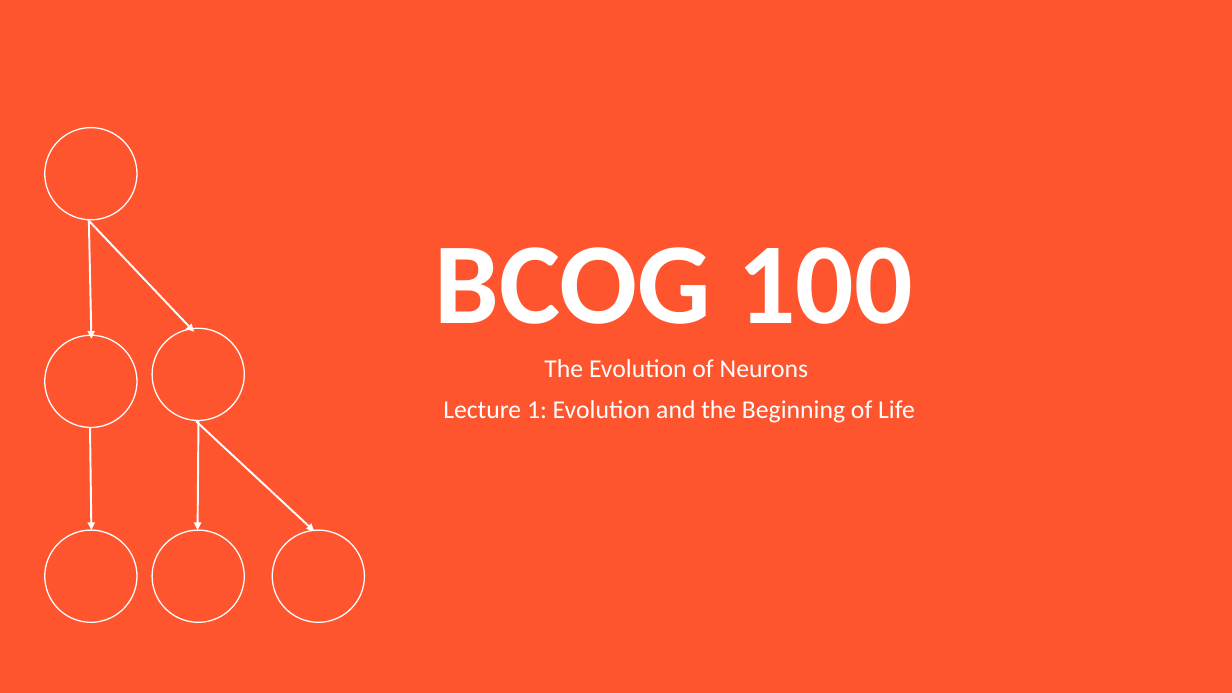
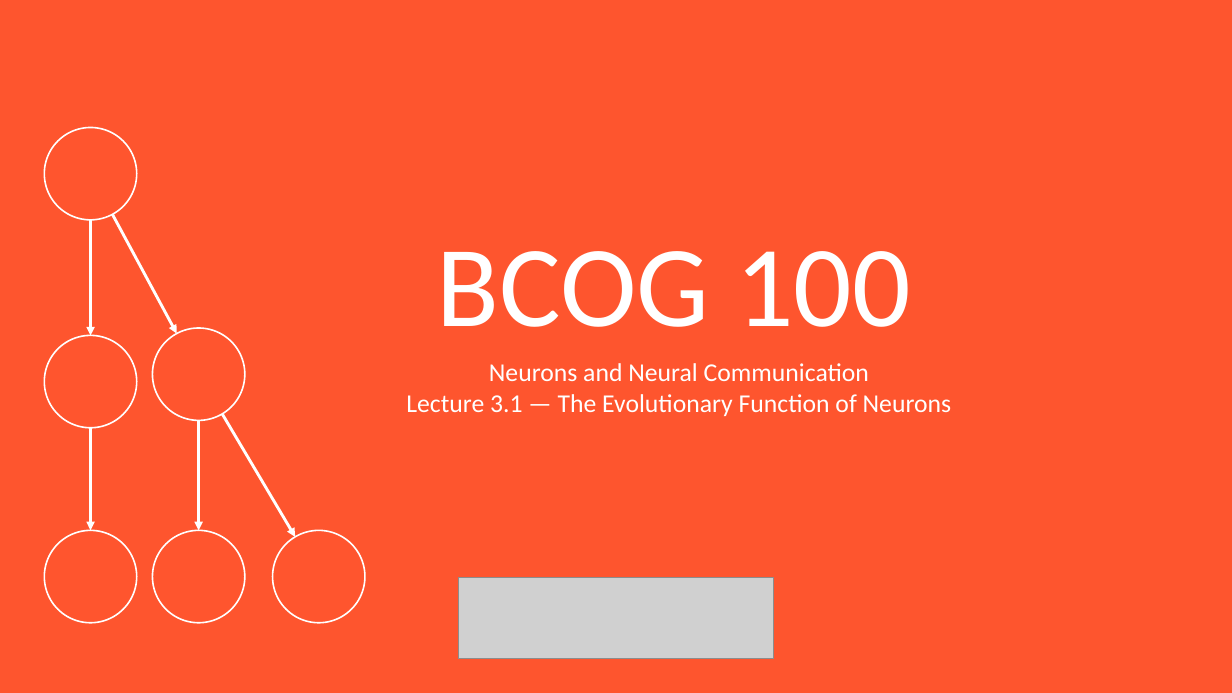
Before and after one commit to jonwillits/intro_to_bcs, a slide deck: slide 1 of neurons_and_neural_communication/neurons_and_neural_communication_lecture_1.pptx. Drawn at 1232x693 pixels with LibreOffice and Linux fonts; fonts in the diff are those of the drawing; grey boxes stand for pictures; background and template pictures are left out. Boxes give left, top, right and bottom in pixels: in the first picture for what was removed or moved away, otherwise in the second. Text is boxed around its words. In the diff, an @@ line names an element or a change of style, - is before the commit and + after.

```diff
--- a/neurons_and_neural_communication/neurons_and_neural_communication_lecture_1.pptx
+++ b/neurons_and_neural_communication/neurons_and_neural_communication_lecture_1.pptx
@@ text "BCOG 100" at <box>437,251,910,327</box>: bold off; line spacing 0.9 to 1 @@
@@ arrow moved from (89, 220) - (91, 339) to (91, 220) - (91, 335) @@
@@ arrow (91, 220) - (91, 335): stroke #FFFFFF 1.5 pt to #FFFFFF 2.25 pt @@
@@ arrow moved from (88, 220) - (194, 332) to (113, 214) - (177, 334) @@
@@ arrow (113, 214) - (177, 334): stroke #FFFFFF 1.5 pt to #FFFFFF 2.25 pt @@
@@ text at <box>406,363,952,416</box>: text changed @@
-The Evolution of Neurons
-Lecture 1: Evolution and the Beginning of Life
+Neurons and Neural Communication
+Lecture 3.1 — The Evolutionary Function of Neurons
@@ arrow moved from (196, 421) - (314, 531) to (223, 414) - (295, 537) @@
@@ arrow (223, 414) - (295, 537): stroke #FFFFFF 1.5 pt to #FFFFFF 2.25 pt @@
@@ arrow (91, 428) - (91, 531): stroke #FFFFFF 1.5 pt to #FFFFFF 2.25 pt @@
@@ arrow (199, 421) - (199, 531): stroke #FFFFFF 1.5 pt to #FFFFFF 2.25 pt @@
@@ outline #FFFFFF 1 pt to #FFFFFF 1.25 pt in 6 elements at <box>152,531,245,623</box>, <box>273,531,365,623</box>, <box>44,128,137,220</box>, <box>152,328,245,421</box>, <box>44,335,137,428</box>, <box>44,531,137,623</box> @@
@@ picture added at <box>458,578,774,659</box> @@
```
Also in this commit, not shown: 15 slides added, 6 slides removed, 6 other files.
